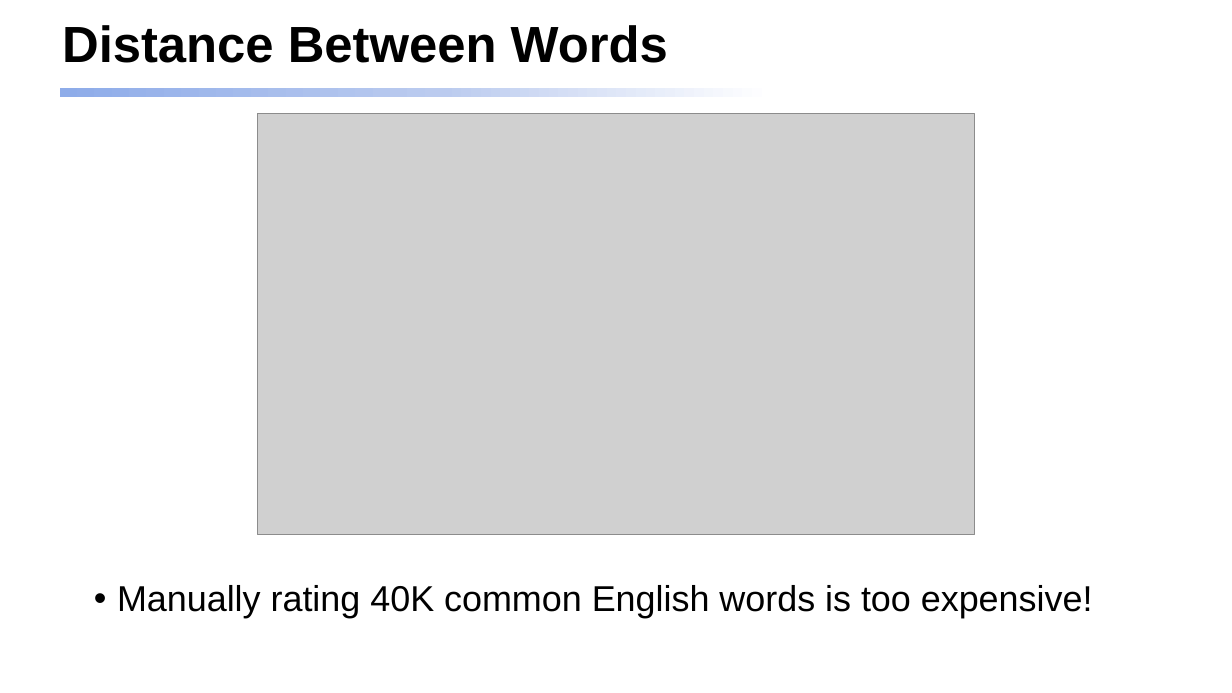
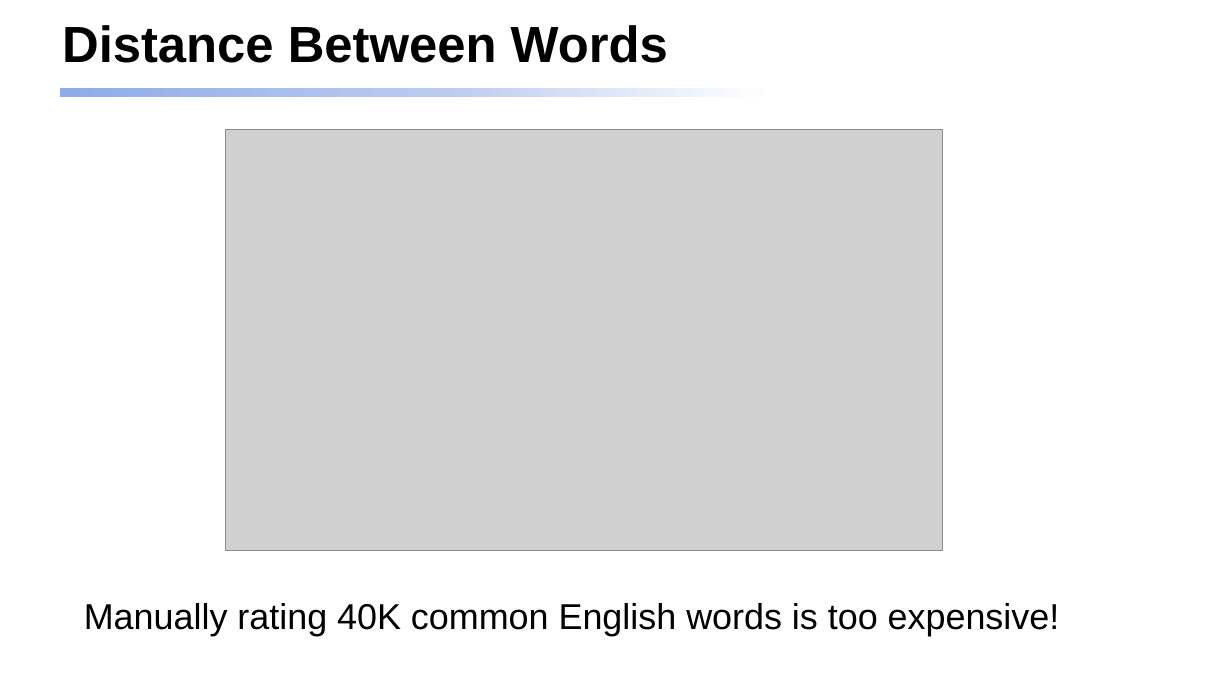
Before and after one commit to dmccreary/genai-arch-patterns, a slide deck: slide 21 of slides/One-Hour-Talk.pptx (slide 20 before the commit). Drawn at 1232x693 pixels with LibreOffice and Linux fonts; fonts in the diff are those of the drawing; grey boxes stand for pictures. Boxes give left, top, right and bottom in pixels: in the first picture for what was removed or moved away, otherwise in the second. Text is boxed around its words. In the diff, an @@ line names an element or a change of style, - is before the commit and + after.

```diff
--- a/slides/One-Hour-Talk.pptx
+++ b/slides/One-Hour-Talk.pptx
@@ picture: place and size @@
-picture at <box>257,114,974,535</box>
+picture at <box>226,129,943,551</box>
@@ text "Manually rating 40K common English ...": place and size @@
-text "Manually rating 40K common English ..." at <box>117,585,1093,618</box>
+text "Manually rating 40K common English ..." at <box>84,603,1060,636</box>
@@ text "Manually rating 40K common English ..." at <box>84,603,1060,636</box>: bullet • to none @@
```
Also in this commit, not shown: 22 other slides changed, 5 slides added, 1 slide removed, 7 other files.
